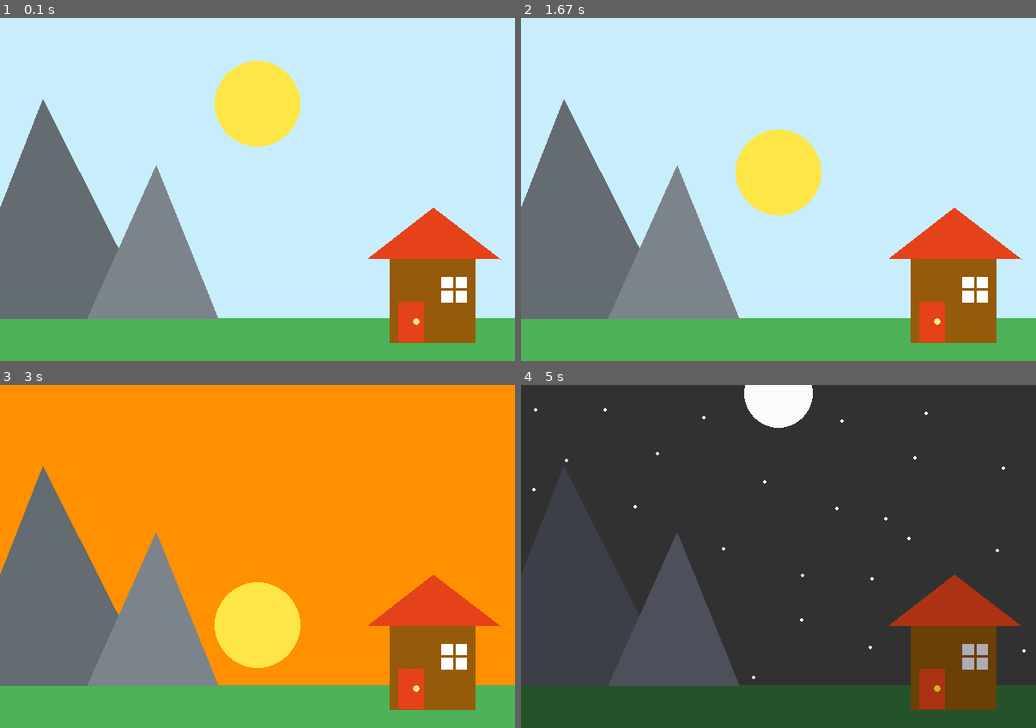
Above: before the commit, frames 1-4 (two rows, left to right).
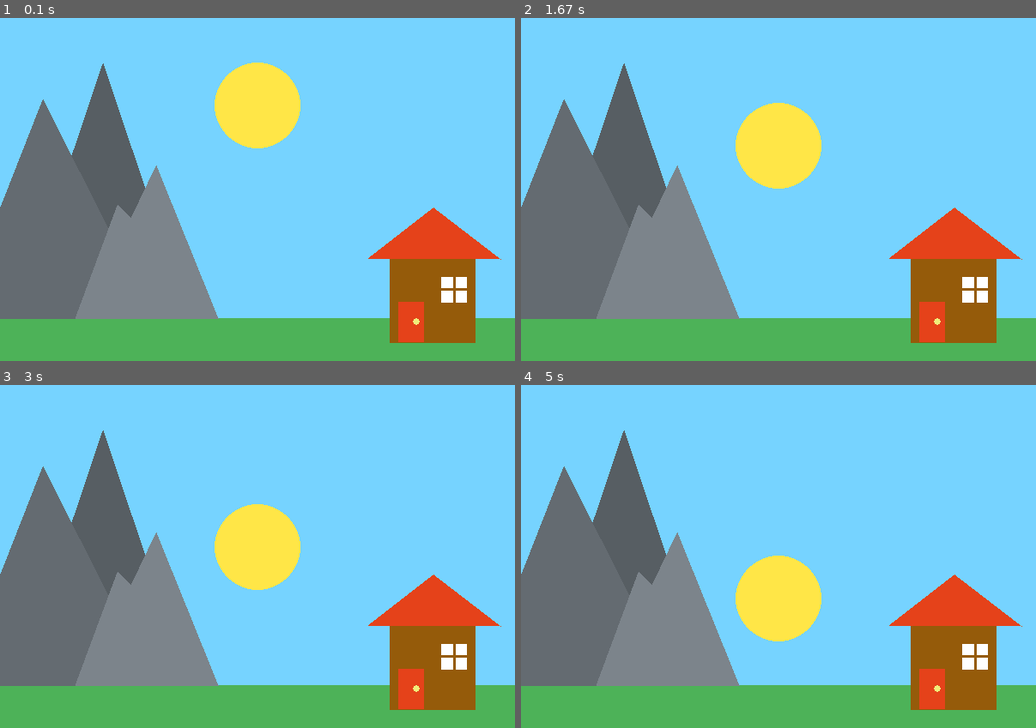
Above: after the commit, the same moments.

Repository: Sobble816/Classwork
Game: pygame game, started from PygameWorks/landscape.py
Two runs of this game, one before a commit and one after it. Both use one fixed random seed, a clock stepped at 60 frames per second and the inputs below.
Inputs:
- Up to frame 1 (0.1 s): no input
- Up to frame 2 (1.67 s): no input
- Up to frame 3 (3 s): no input
- Up to frame 4 (5 s): no input

The runs differ from the first frame. In frame 1, 65% of the frame differs, in the area x 0-100%, y 0-88%; in frame 2, 66%; in frame 3, 68%; in frame 4, 100%, in the area x 0-100%, y 0-100%.

Commit message:
Update landscape.py

Diff:
--- a/PygameWorks/landscape.py
+++ b/PygameWorks/landscape.py
@@ -22,8 +22,6 @@
 moon_x = 300
 moon_y = 10
 
-day_time = 0
-night_time = 0
 
 # ---------------------------
 
@@ -43,13 +41,14 @@
 
 
 # Day Time
-    screen.fill("#c8eefe")
+    screen.fill("#76D3FF")
     pygame.draw.circle(screen, "#ffe647", (sun_x, sun_y), 50) #sun
-    pygame.draw.rect(screen, "#4db258", (0, 350, WIDTH, 90)) #ground
+    pygame.draw.rect(screen, "#4db258", (0, 350, WIDTH, HEIGHT/4)) #ground
 
     #moutain
+    pygame.draw.polygon(screen, "#575e63", [(120, 53), (220, 350), (20, 350)])
     pygame.draw.polygon(screen, "#646b71", [(-50, 350), (179, 350), (50, 95)])
-    pygame.draw.polygon(screen, "#7c848b", [(102, 350), (254, 350), (182, 172)])
+    pygame.draw.polygon(screen, "#7c848b", [(88, 350), (137, 218), (153, 233), (182, 172), (254, 350)])
 
     #house
     pygame.draw.rect(screen, "#955b0a", (454, 279, 100, 100))
@@ -62,24 +61,24 @@
     pygame.draw.line(screen, "#955b0a", (529, 302), (529, 332), 3)
 
 
-
+    day_time = 0
     day_time += 1
 
-    if day_time == 10:
-        day_time = 0
-        sun_y += 20
+    if day_time == 1:
+        sun_y += 1
 
 
 
 #Sun Down
-    if sun_y > 240:
+    if sun_y > 260:
         screen.fill("#ff9000")
         pygame.draw.circle(screen, "#ffe647", (sun_x, sun_y), 50) #sun
-        pygame.draw.rect(screen, "#4db258", (0, 350, WIDTH, 90)) #ground
+        pygame.draw.rect(screen, "#4db258", (0, 350, WIDTH, HEIGHT/4)) #ground
 
        #moutains
+        pygame.draw.polygon(screen, "#575e63", [(120, 53), (220, 350), (20, 350)])
         pygame.draw.polygon(screen, "#646b71", [(-50, 350), (179, 350), (50, 95)])
-        pygame.draw.polygon(screen, "#7c848b", [(102, 350), (254, 350), (182, 172)])
+        pygame.draw.polygon(screen, "#7c848b", [(88, 350), (137, 218), (153, 233), (182, 172), (254, 350)])
 
         #house
         pygame.draw.rect(screen, "#955b0a", (454, 279, 100, 100))
@@ -94,51 +93,62 @@
 
 #Night
     if sun_y > 385:
-        screen.fill("#323132")
+        screen.fill("#0f1012")
 
         #stars
-        pygame.draw.circle(screen, "white", (17, 29), 2)
-        pygame.draw.circle(screen, "white", (98, 29), 2)
-        pygame.draw.circle(screen, "white", (53, 88), 2)
-        pygame.draw.circle(screen, "white", (15, 122), 2)
-        pygame.draw.circle(screen, "white", (133, 142), 2)
-        pygame.draw.circle(screen, "white", (213, 38), 2)
-        pygame.draw.circle(screen, "white", (472, 33), 2)
-        pygame.draw.circle(screen, "white", (374, 42), 2)
-        pygame.draw.circle(screen, "white", (425, 156), 2)
-        pygame.draw.circle(screen, "white", (328, 222), 2)
-        pygame.draw.circle(screen, "white", (236, 191), 2)
-        pygame.draw.circle(screen, "white", (284, 113), 2)
-        pygame.draw.circle(screen, "white", (271, 341), 2)
-        pygame.draw.circle(screen, "white", (407, 306), 2)
-        pygame.draw.circle(screen, "white", (409, 226), 2)
-        pygame.draw.circle(screen, "white", (555, 193), 2)
-        pygame.draw.circle(screen, "white", (562, 97), 2)
-        pygame.draw.circle(screen, "white", (586, 310), 2)
-        pygame.draw.circle(screen, "white", (159, 80), 2)
-        pygame.draw.circle(screen, "white", (459, 85), 2)
-        pygame.draw.circle(screen, "white", (327, 274), 2)
-        pygame.draw.circle(screen, "white", (368, 144), 2)
-        pygame.draw.circle(screen, "white", (452, 179), 2)
+        pygame.draw.circle(screen, "#F6F7F7", (17, 29), 1)
+        pygame.draw.circle(screen, "#F6F7F7", (98, 29), 1)
+        pygame.draw.circle(screen, "#F6F7F7", (53, 88), 1)
+        pygame.draw.circle(screen, "#F6F7F7", (15, 122), 1)
+        pygame.draw.circle(screen, "#F6F7F7", (286, 166), 1)
+        pygame.draw.circle(screen, "#F6F7F7", (213, 38), 1)
+        pygame.draw.circle(screen, "#F6F7F7", (472, 33), 1)
+        pygame.draw.circle(screen, "#F6F7F7", (374, 42), 1)
+        pygame.draw.circle(screen, "#F6F7F7", (425, 156), 1)
+        pygame.draw.circle(screen, "#F6F7F7", (328, 222), 1)
+        pygame.draw.circle(screen, "#F6F7F7", (236, 191), 1)
+        pygame.draw.circle(screen, "#F6F7F7", (284, 113), 1)
+        pygame.draw.circle(screen, "#F6F7F7", (289, 318), 1)
+        pygame.draw.circle(screen, "#F6F7F7", (407, 306), 1)
+        pygame.draw.circle(screen, "#F6F7F7", (409, 226), 1)
+        pygame.draw.circle(screen, "#F6F7F7", (555, 193), 1)
+        pygame.draw.circle(screen, "#F6F7F7", (562, 97), 1)
+        pygame.draw.circle(screen, "#F6F7F7", (586, 310), 1)
+        pygame.draw.circle(screen, "#F6F7F7", (159, 80), 1)
+        pygame.draw.circle(screen, "#F6F7F7", (459, 85), 1)
+        pygame.draw.circle(screen, "#F6F7F7", (327, 274), 1)
+        pygame.draw.circle(screen, "#F6F7F7", (368, 144), 1)
+        pygame.draw.circle(screen, "#F6F7F7", (487, 188), 1)
+        pygame.draw.circle(screen, "#F6F7F7", (295, 30), 1)
+        pygame.draw.circle(screen, "#F6F7F7", (540, 24), 1)
+        pygame.draw.circle(screen, "#F6F7F7", (510, 134), 1)
+        pygame.draw.circle(screen, "#F6F7F7", (478, 0), 1)
+        pygame.draw.circle(screen, "#F6F7F7", (249, 263), 1)
+        pygame.draw.circle(screen, "#F6F7F7", (208, 107), 1)
+        pygame.draw.circle(screen, "#F6F7F7", (338, 81), 1)
+        pygame.draw.circle(screen, "#F6F7F7", (406, 89), 1)
+        pygame.draw.circle(screen, "#F6F7F7", (514, 72), 1)
+        pygame.draw.circle(screen, "#F6F7F7", (279, 219), 1)
 
 
-        pygame.draw.circle(screen, "#fbfbfb", (moon_x, moon_y), 40) #moon
+        pygame.draw.circle(screen, "#FDFDFD", (moon_x, moon_y), 40) #moon
+
+
+        night_time = 0
+        night_time += 1
+
+        if night_time == 1:
+            moon_y += 1
 
 
 
-        night_time += 1
-
-        if night_time == 10:
-            night_time = 0
-            moon_y += 20
-
-
-
-        pygame.draw.rect(screen, "#245329", (0, 350, WIDTH, 90)) #ground
+        pygame.draw.rect(screen, "#245329", (0, 350, WIDTH, HEIGHT/4)) #ground
 
         #moutain
+        pygame.draw.polygon(screen, "#32353b", [(120, 53), (220, 350), (20, 350)])
         pygame.draw.polygon(screen, "#3c3f47", [(-50, 350), (179, 350), (50, 95)])
-        pygame.draw.polygon(screen, "#4d505b", [(102, 350), (254, 350), (182, 172)])
+        pygame.draw.polygon(screen, "#4d505b", [(88, 350), (137, 218), (153, 233), (182, 172), (254, 350)])
+
 
         #house
         pygame.draw.rect(screen, "#694007", (454, 279, 100, 100))
